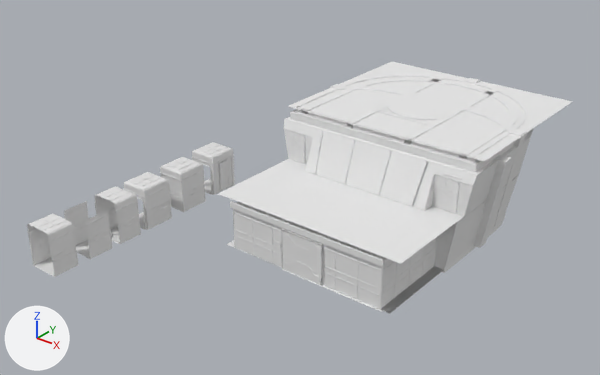
Renders of the Blender file BlenderSource/MonitorShuttlebay.blend from each side of a commit.
Rendered twice from a camera (50 mm lens) standing at (100.1, -168.0, 97.6) and looking at (-11.3, -28.8, 11.2). Lighting does not change. The marker at lower left points along +X, +Y and +Z.
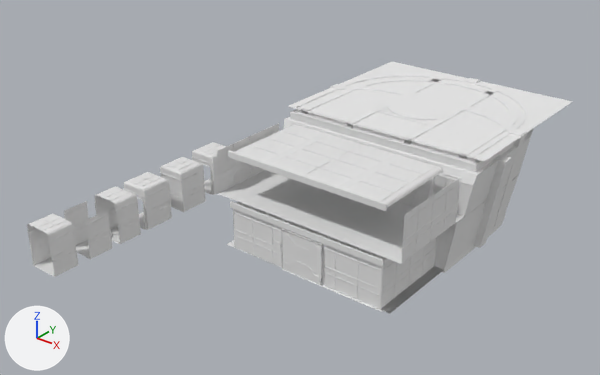
Changed parts and their boxes [x1, y1, x2, y2] in the pictures (600 x 375 px):
'Cube', reshaped
    before: [218, 62, 573, 313]
    after: [217, 62, 573, 313]
part 1 of me_cube_001, added
    after: [235, 125, 442, 207]
part 2 of me_cube_001, added
    after: [264, 133, 331, 164]
part 3 of me_cube_001, added
    after: [228, 150, 387, 211]
part 4 of me_cube_001, added
    after: [217, 123, 279, 193]
part 5 of me_cube_001, added
    after: [401, 178, 460, 263]
part 6 of me_cube_001, added
    after: [291, 122, 444, 173]

What the commit changed:
me_cube_001 is used by ob_cube; location (2.5, -2.4, 0.5); scale (6.59, 6.59, 6.59).
Verts and faces of me_cube_001; kept vertices keep their numbers, new ones are numbered from 13774.
me_cube_001 had 13774 vertices, 11911 faces, 4 loose edges and spanned x -3.99..4.41, y -6.72..4.73, z -0.16..3.94.
me_cube_001 now has 14805 vertices, 12759 faces, 4 loose edges and spans x -3.99..4.41, y -6.72..4.73, z -0.16..3.94.
me_cube_001 part 1: the loose piece of 503 vertices spanning x -2.99..3.22, y -6.61..-3.31, z 1.63..1.78 is copied, and the copy is moved by (0.0, 0.0, 1.9); it spans x -2.99..3.22, y -6.61..-3.31, z 3.53..3.68.
me_cube_001 part 2: a new loose piece, a box spanning x -1.565..-1.262, y -6.611..-3.283, z 3.63..3.686, in mat_chaffeetexture (white #e7e7e7).
me_cube_001 part 3: a new loose piece, a box spanning x -3.03..3.255, y -6.689..-6.606, z 3.487..3.706, in mat_chaffeetexture (white #e7e7e7).
me_cube_001 part 4: a new loose piece of 250 vertices spanning x -3.63..-3.62, y -6.61..-3.33, z 1.91..3.53, in mat_chaffeetexture (white #e7e7e7).
me_cube_001 part 5: a new loose piece of 250 vertices spanning x 3.85..3.87, y -6.61..-3.33, z 1.91..3.53, in mat_chaffeetexture (white #e7e7e7).
Part 6, on me_cube_001:
New vertex 13774 is at (3.25, -3.33, 3.49), pixel (443, 173).
New vertex 13775 is at (3.25, -3.33, 3.71), pixel (443, 167).
New vertex 13776 is at (-3.03, -3.33, 3.49).
New vertex 13777 is at (-3.03, -3.33, 3.71), pixel (291, 122).
New faces: (13774, 13775, 13777, 13776) (mat_chaffeetexture (white #e7e7e7)).
